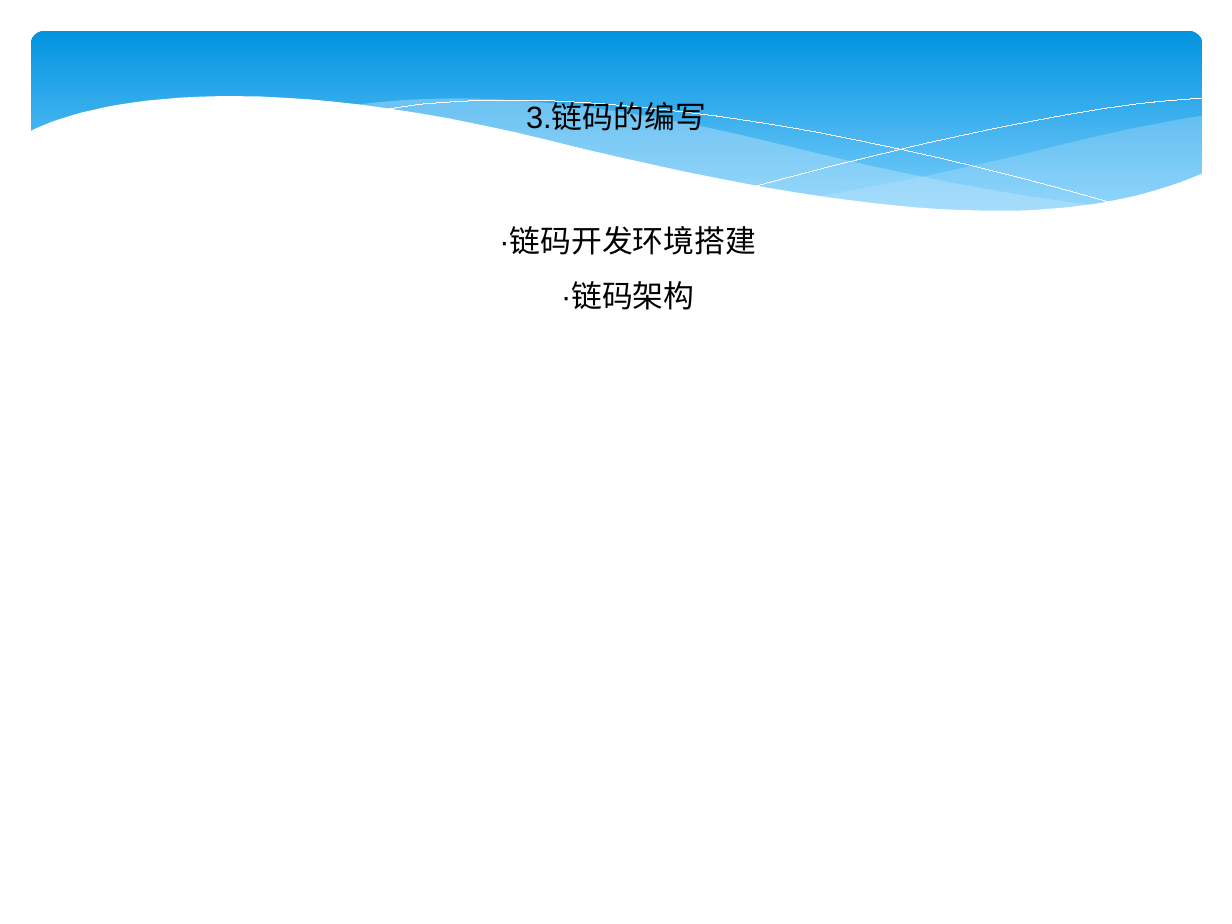
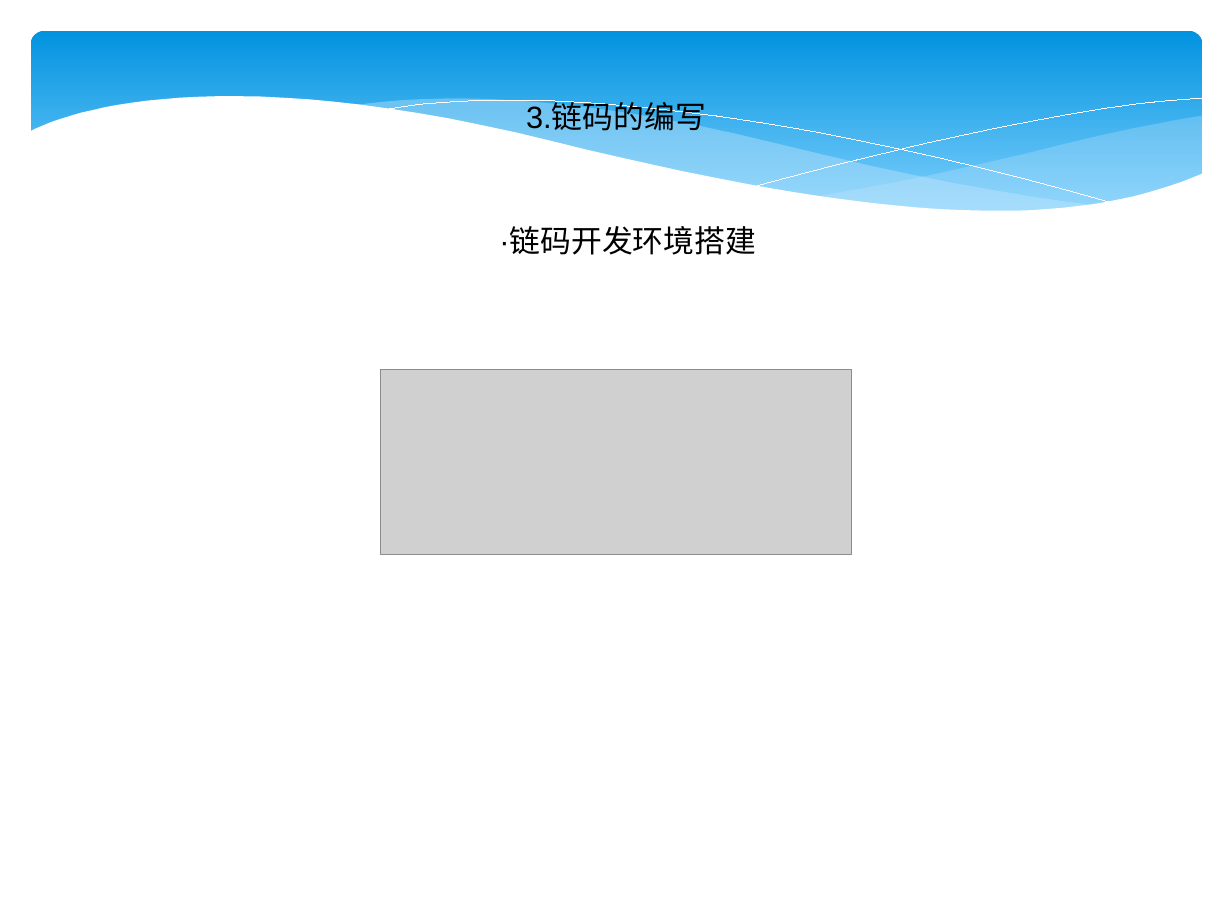
Before and after one commit to 382303784/hyperledger-fabric, a slide deck: slide 41 of fabric.ppt (slide 24 before the commit). Drawn at 1232x924 pixels with LibreOffice and Linux fonts; fonts in the diff are those of the drawing; grey boxes stand for pictures. Boxes give left, top, right and bottom in pixels: in the first picture for what was removed or moved away, otherwise in the second. Text is boxed around its words. In the diff, an @@ line names an element or a change of style, - is before the commit and + after.

Commit message:
update

```diff
--- a/fabric.ppt
+++ b/fabric.ppt
@@ text at <box>561,283,694,310</box>: paragraph removed @@
-·链码架构
@@ picture added at <box>381,370,851,554</box> @@
```
Also in this commit, not shown: 18 slides added.
